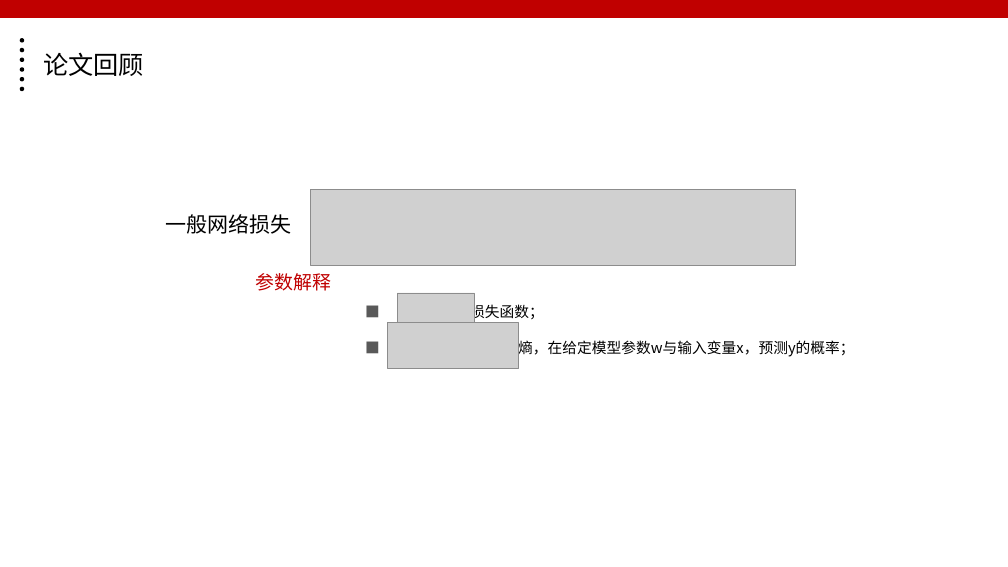
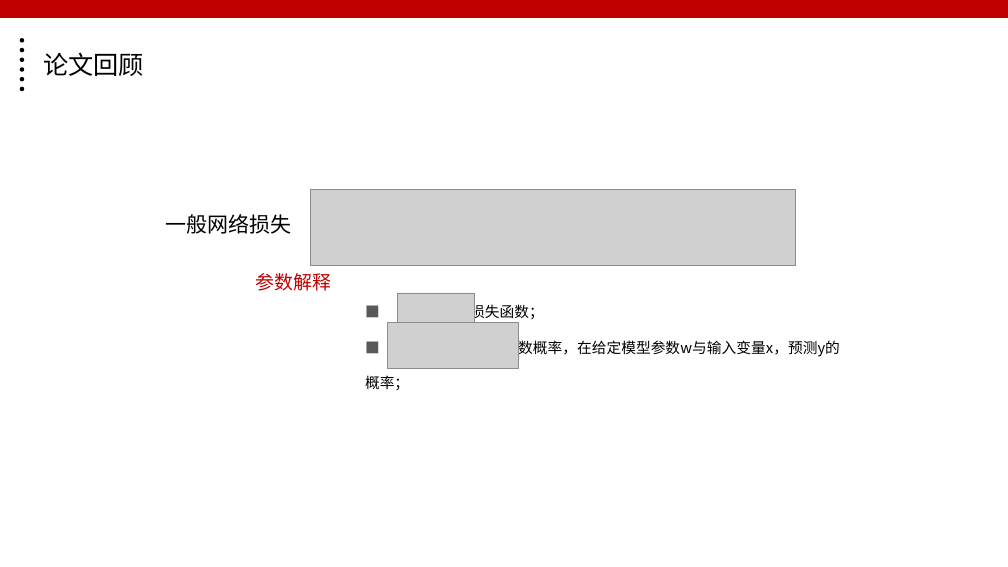
Before and after one commit to liuyongjie985/adadelta_weight_noise, a slide deck: slide 2 of adadelta+weight_noise.pptx. Drawn at 1008x567 pixels with LibreOffice and Linux fonts; fonts in the diff are those of the drawing; grey boxes stand for pictures. Boxes give left, top, right and bottom in pixels: in the first picture for what was removed or moved away, otherwise in the second. Text is boxed around its words. In the diff, an @@ line names an element or a change of style, - is before the commit and + after.

```diff
--- a/adadelta+weight_noise.pptx
+++ b/adadelta+weight_noise.pptx
@@ text at box(489, 338, 840, 357): text changed @@
-■ 交叉熵，在给定模型参数w与输入变量x，预测y的概率；
+■ 负对数概率，在给定模型参数w与输入变量x，预测y的概率；
```
Also in this commit, not shown: 3 other slides changed, 1 other file.
